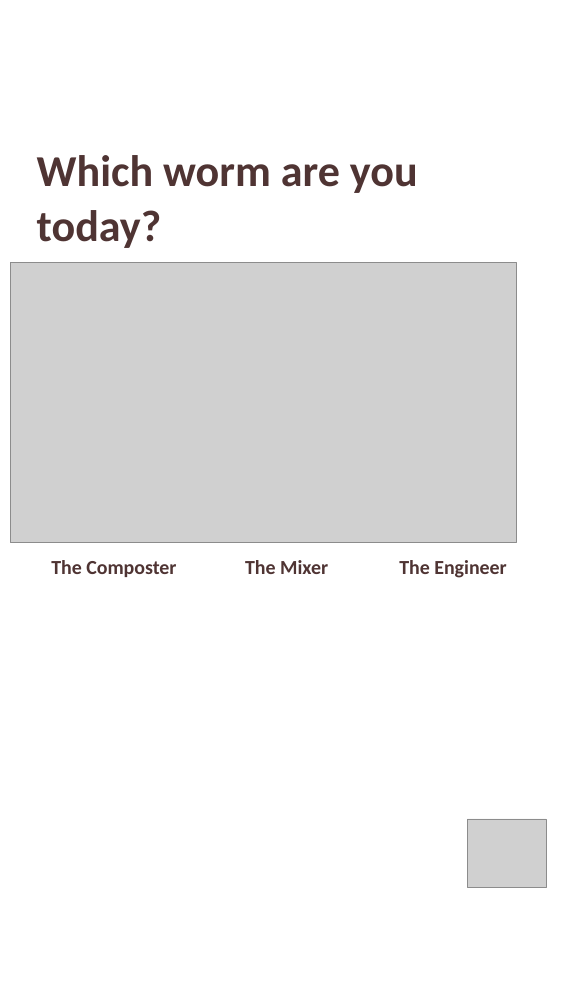
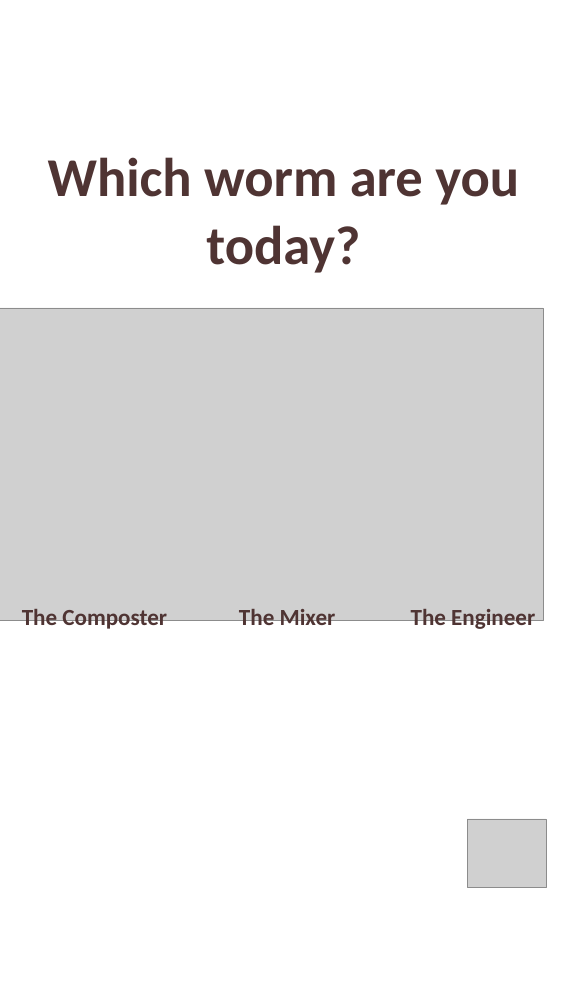
Before and after one commit to linneamoritznyc/final-SFWsite-Linnea, a slide deck: slide 5 of social/earthworm-day-2026-10-21/21-10-2026-wed-ig-story-earthworm.pptx. Drawn at 567x1008 pixels with LibreOffice and Linux fonts; fonts in the diff are those of the drawing; grey boxes stand for pictures. Boxes give left, top, right and bottom in pixels: in the first picture for what was removed or moved away, otherwise in the second. Text is boxed around its words. In the diff, an @@ line names an element or a change of style, - is before the commit and + after.

```diff
--- a/social/earthworm-day-2026-10-21/21-10-2026-wed-ig-story-earthworm.pptx
+++ b/social/earthworm-day-2026-10-21/21-10-2026-wed-ig-story-earthworm.pptx
@@ text "Which worm are you": place and size @@
-text "Which worm are you" at [37, 155, 418, 248]
+text "Which worm are you" at [48, 157, 519, 273]
@@ text "Which worm are you" at [48, 157, 519, 273]: size 63 to 78 pt; alignment left to centre; line spacing 1.05 to 1.04 @@
@@ picture: place and size @@
-picture at [11, 262, 517, 542]
+picture at [0, 308, 543, 620]
@@ size 28.5 to 33 pt in 3 elements at [239, 609, 336, 631], [411, 609, 535, 631], [22, 609, 167, 631] @@
@@ text "The Composter": place and size @@
-text "The Composter" at [51, 560, 176, 577]
+text "The Composter" at [22, 609, 167, 631]
@@ text "The Mixer": place and size @@
-text "The Mixer" at [245, 560, 328, 574]
+text "The Mixer" at [239, 609, 336, 631]
@@ text "The Engineer": place and size @@
-text "The Engineer" at [399, 560, 506, 578]
+text "The Engineer" at [411, 609, 535, 631]
```
Also in this commit, not shown: 4 other slides changed, 7 other files.
